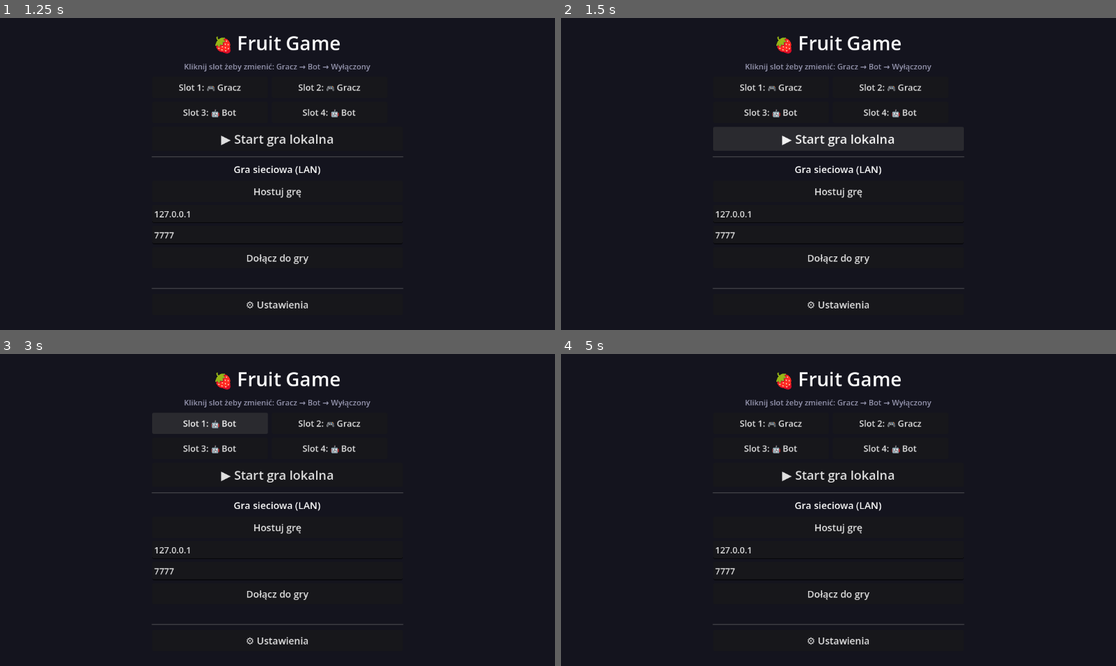
Above: before the commit, frames 1-4 (two rows, left to right).
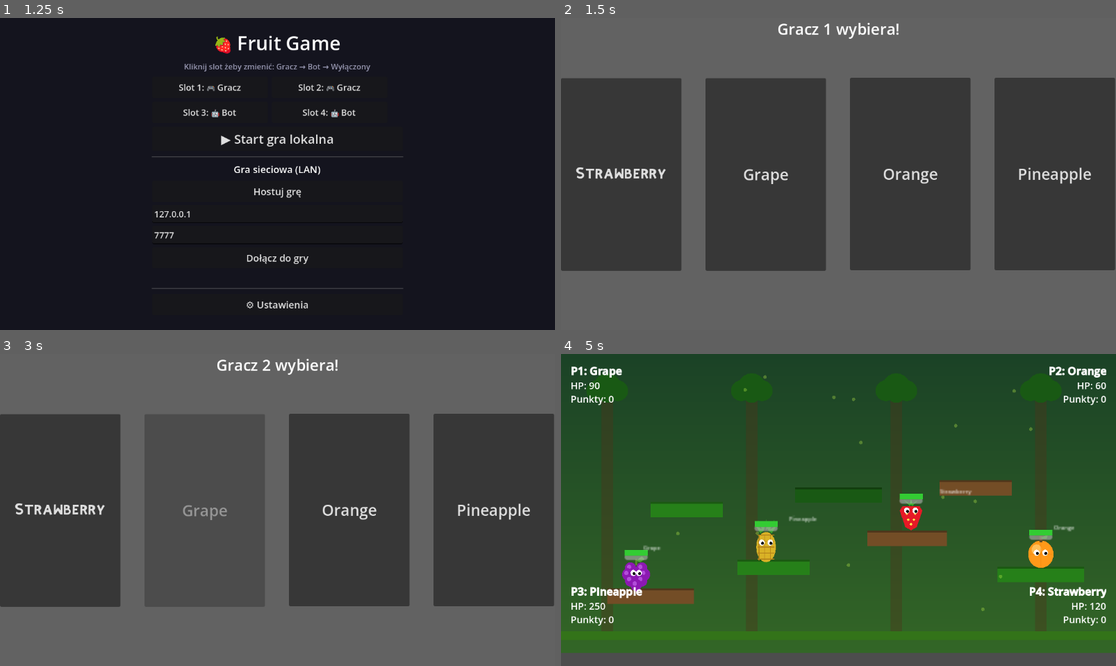
Above: after the commit, the same moments.

Repository: mamamd3/Fruit-Game
Game: Godot game, scene res://scenes/ui/splash_screen.tscn
Same seed, same stepped clock (60 frames per second), same inputs: the game is played once before the commit and once after it.
Inputs (mouse positions are in pixels of both pictures, inside the frame that each line leads up to):
- Up to frame 1 (1.25 s): tap Enter (ui_accept) at 0.5, 0.77 s; move the mouse to (399, 158) at 0.52 s; click (399, 158) at 0.67 s
- Up to frame 2 (1.5 s): click "▶ Start gra lokalna" at 1.25 s
- Up to frame 3 (3 s): click (277, 475) at 2 s, where only the run before the commit has a clickable "▶ Start gra lokalna"; click (210, 422) at 2.75 s, where only the run before the commit has a clickable "Slot 1: 🎮 Gracz"
- Up to frame 4 (5 s): click (771, 422) at 3.5 s, where only the run before the commit has a clickable "Slot 1: 🤖 Bot"; click (910, 510) at 4.25 s, where only the run after the commit has a clickable "Orange"

Frame 1 is identical in both runs. In frame 2, 97% of the frame differs, in the area x 0-100%, y 0-100%; in frame 3, 99%; in frame 4, 100%.
Error before the commit: Parse Error: Identifier "JOY_AXIS_RIGHT_TRIGGER" not declared in the current scope. (res://scripts/core/global.gd:145)

Commit message:
feat: initialize global script with game state, modifier registry, and gamepad input mapping

Diff:
--- a/scripts/core/global.gd
+++ b/scripts/core/global.gd
@@ -142,7 +142,7 @@
 
 		var ev_shoot_trigger = InputEventJoypadMotion.new()
 		ev_shoot_trigger.device = i
-		ev_shoot_trigger.axis = JOY_AXIS_RIGHT_TRIGGER
+		ev_shoot_trigger.axis = JOY_AXIS_TRIGGER_RIGHT
 		ev_shoot_trigger.axis_value = 1.0
 		InputMap.action_add_event(prefix + "_shoot", ev_shoot_trigger)
 
